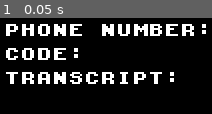
Above: before the commit, frame 1.
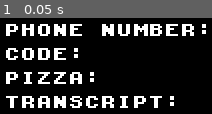
Above: after the commit, the same moment.

Repository: deepgram-devs/GodotPhonecall
Game: Godot game, scene res://Scenes/Game.tscn
Same seed, same stepped clock (60 frames per second), same inputs: the game is played once before the commit and once after it.
Inputs:
- Up to frame 1 (0.05 s): no input

The runs differ from the first frame. In frame 1, 8.7% of the frame differs, in the area x 2-83%, y 56-94%.

Commit message:
interacting with new tts-enabled server to order pizza

Diff:
--- a/Scenes/Game.gd
+++ b/Scenes/Game.gd
@@ -4,6 +4,7 @@
 
 var phone_number = null
 var code = null
+var connected_to_phone = false
 
 var full_transcript = ""
 
@@ -24,6 +25,7 @@
 
 func _connected(proto = ""):
 	print("Connected with protocol: ", proto)
+	client.get_peer(1).set_write_mode(WebSocketPeer.WRITE_MODE_TEXT)
 
 func _on_data():
 	var message = client.get_peer(1).get_packet().get_string_from_utf8()
@@ -34,6 +36,10 @@
 	elif code == null:
 		code = message
 		$CanvasLayer/MarginContainer/VBoxContainer/CodeLabel.text = "CODE: " + code
+	elif !connected_to_phone:
+		if message == "connected":
+			connected_to_phone = true
+			client.get_peer(1).put_packet("What kind of pizza do you want? We have cheese, pepperoni, and mushroom.".to_utf8())
 	else:
 		var message_json = JSON.parse(message)
 		if message_json.error == OK:
@@ -46,6 +52,15 @@
 						full_transcript += transcript
 						$CanvasLayer/MarginContainer/VBoxContainer/StreamingTranscriptLabel.text = full_transcript
 
+						if "cheese" in transcript:
+							client.get_peer(1).put_packet("One cheese pizza coming up.".to_utf8())
+							$CanvasLayer/MarginContainer/VBoxContainer/PizzaLabel.text = "PIZZA: CHEESE"
+						if "pepperoni" in transcript:
+							client.get_peer(1).put_packet("One pepperoni pizza coming up.".to_utf8())
+							$CanvasLayer/MarginContainer/VBoxContainer/PizzaLabel.text = "PIZZA: PEPPERONI"
+						if "mushroom" in transcript:
+							client.get_peer(1).put_packet("One mushroom pizza coming up.".to_utf8())
+							$CanvasLayer/MarginContainer/VBoxContainer/PizzaLabel.text = "PIZZA: MUSHROOM"
 
 func _process(_delta):
 	client.poll()
--- a/Scenes/Game.tscn
+++ b/Scenes/Game.tscn
@@ -33,16 +33,23 @@
 theme = ExtResource( 2 )
 text = "CODE:"
 
-[node name="TranscriptLabel" type="Label" parent="CanvasLayer/MarginContainer/VBoxContainer"]
+[node name="PizzaLabel" type="Label" parent="CanvasLayer/MarginContainer/VBoxContainer"]
 margin_top = 24.0
 margin_right = 312.0
 margin_bottom = 32.0
 theme = ExtResource( 2 )
-text = "TRANSCRIPT:"
+text = "PIZZA:"
 
-[node name="StreamingTranscriptLabel" type="Label" parent="CanvasLayer/MarginContainer/VBoxContainer"]
+[node name="TranscriptLabel" type="Label" parent="CanvasLayer/MarginContainer/VBoxContainer"]
 margin_top = 36.0
 margin_right = 312.0
 margin_bottom = 44.0
 theme = ExtResource( 2 )
+text = "TRANSCRIPT:"
+
+[node name="StreamingTranscriptLabel" type="Label" parent="CanvasLayer/MarginContainer/VBoxContainer"]
+margin_top = 48.0
+margin_right = 312.0
+margin_bottom = 56.0
+theme = ExtResource( 2 )
 autowrap = true
